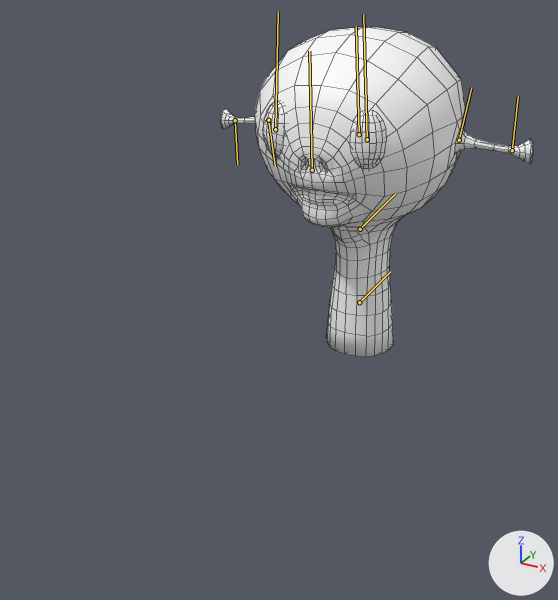
Before and after pictures for a commit that changed the FBX model Assets/Art/Animations/UUncleBob/Anim_Unclebob_PipeFix_60fps.fbx.
The view is the same before and after, from a 50 mm lens placed at (0.576, -1.372, 1.848), pointed at (0.0, -0.324, 1.324). Arrows for +X, +Y and +Z are at lower right; the lights stay in place. Both versions are drawn at frame 18 of the action 'Take 001'; the numbers are the values there. The bones that bend it are drawn over the model as lines. Mesh edges are drawn as thin lines.

Names of what the first picture shows: 'ALIEN'.
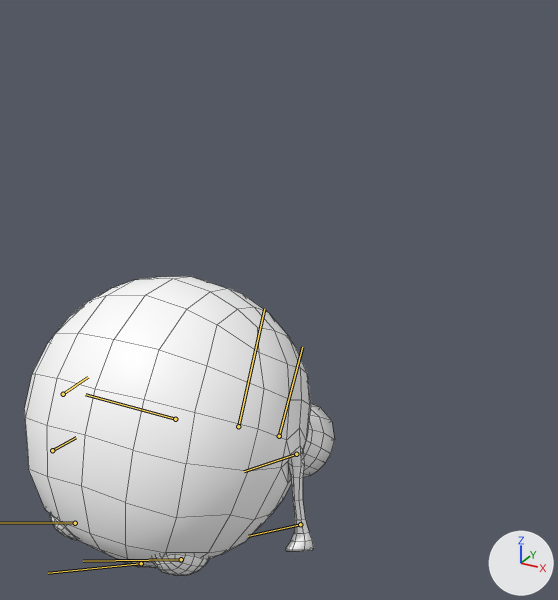
Location of each change, [x1, y1, x2, y2] in pixels of the pictures (558 x 600 px):
'ALIEN', posed (9% shorter)
    before: [221, 27, 533, 357]
    after: [24, 276, 335, 576]
bone 'ALIEN_ROOT', root to tip
    before: (359, 302) to (390, 271)
    after: (279, 436) to (302, 347)
bone 'L_Ear_1', root to tip
    before: (459, 140) to (471, 87)
    after: (296, 454) to (244, 471)
bone 'R_Ear_1', root to tip
    before: (268, 120) to (275, 166)
    after: (63, 394) to (88, 377)

The edits, one by one:
Bone 'ALIEN_ROOT' (bone_alien_root) moves from (0.0, 0.0, 0.0) to (-10.0, -36.4, -1.0).
Bone 'ALIEN_ROOT' (bone_alien_root) turns from (0, 0, 0) to (2, 1, -50) degrees about its own x, y and z.
Bone 'L_Ear_1' (bone_l_ear_1) turns from (0, 0, 0) to (-64, -111, 94) degrees about its own x, y and z.
Bone 'R_Ear_1' (bone_r_ear_1) turns from (0, 0, 0) to (-64, -111, 94) degrees about its own x, y and z.
